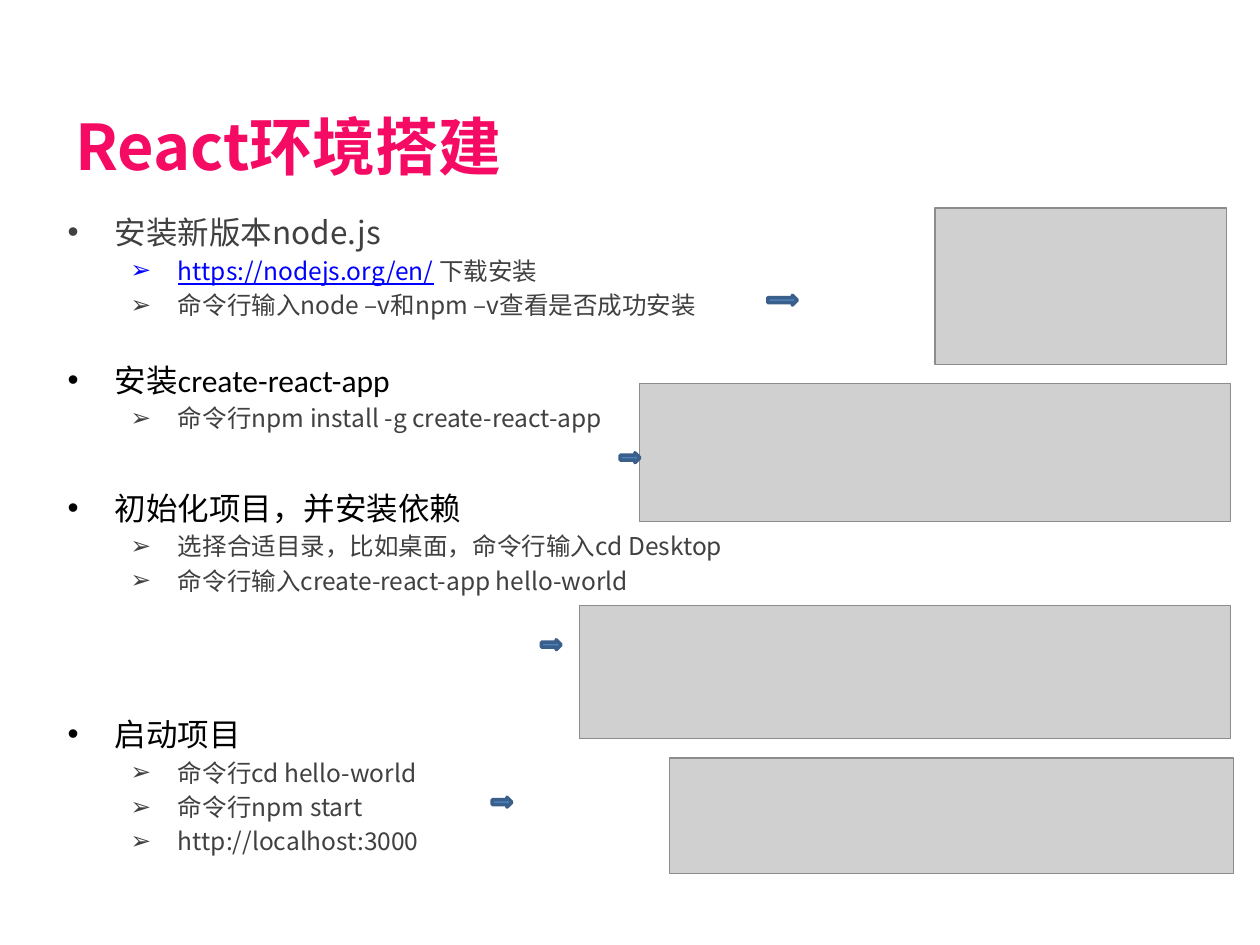
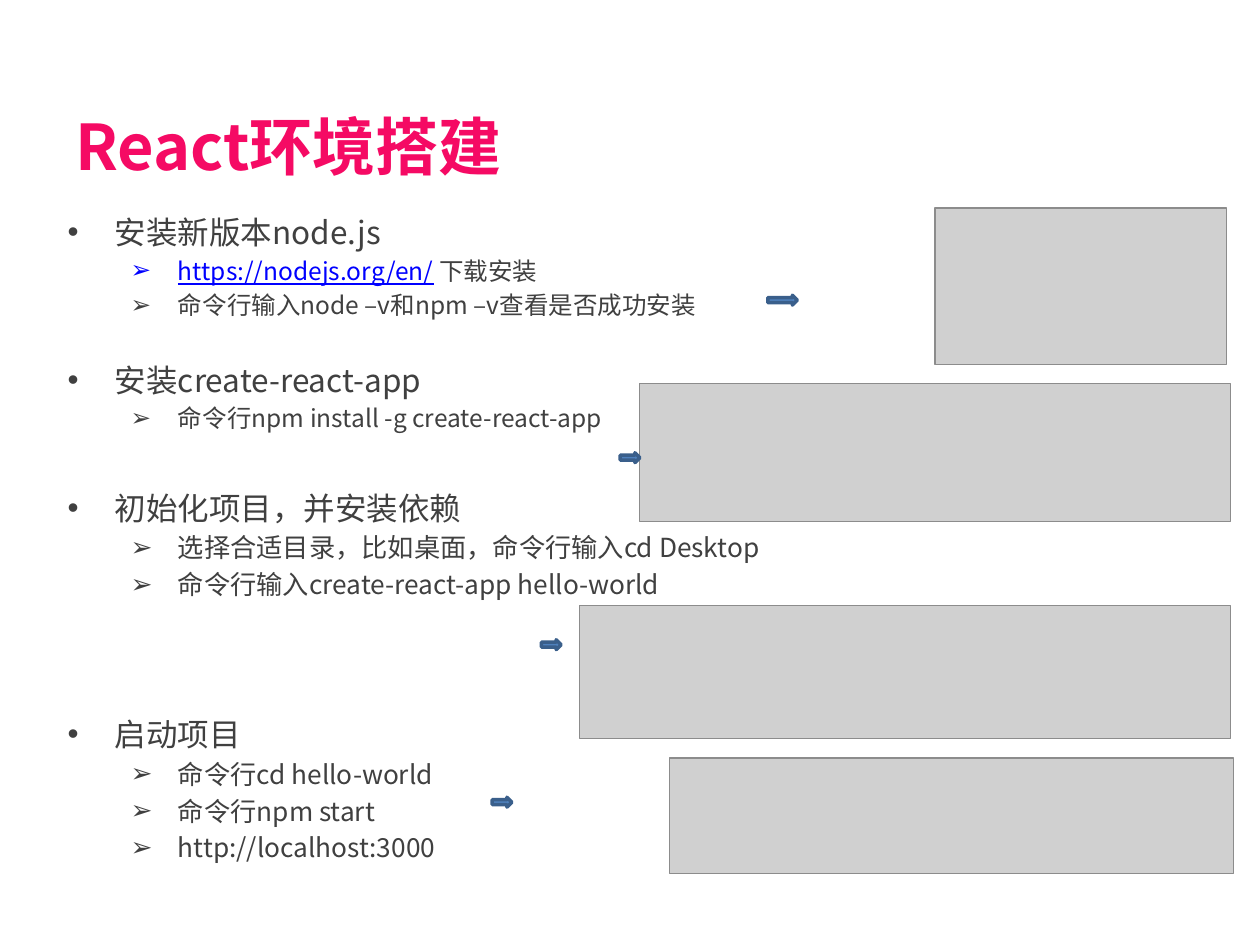
Before and after one commit to weianzi/ES6, a slide deck: slide 15 of ES6.pptx. Drawn at 1260x945 pixels with LibreOffice and Linux fonts; fonts in the diff are those of the drawing; grey boxes stand for pictures; background and template pictures are left out. Boxes give left, top, right and bottom in pixels: in the first picture for what was removed or moved away, otherwise in the second. Text is boxed around its words. In the diff, an @@ line names an element or a change of style, - is before the commit and + after.

```diff
--- a/ES6.pptx
+++ b/ES6.pptx
@@ text at <box>115,365,421,400</box>: font Calibri to Noto Sans CJK SC, text colour #000000 to #404040 in "安装create-react-app" @@
@@ text "初始化项目，并安装依赖" at <box>115,493,759,600</box>: font Calibri to Noto Sans CJK SC, text colour #000000 to #404040 in "初始化项目，并安装依赖"; size 14 to 15 pt in "选择合适目录，比如桌面，命令行输入cd Desktop", "命令行输入create-react-app hello-world" @@
@@ text "启动项目" at <box>115,719,435,863</box>: font Calibri to Noto Sans CJK SC, text colour #000000 to #404040 in "启动项目"; size 14 to 15 pt @@
```
Also in this commit, not shown: 3 other slides changed, 1 slide added, 1 slide removed.
